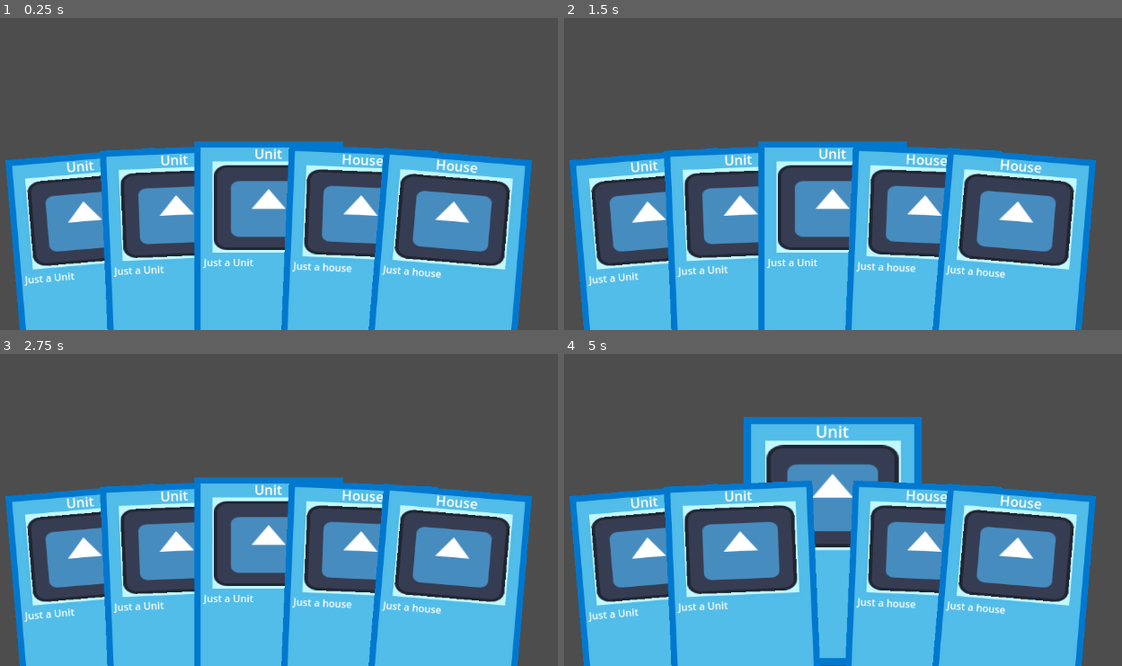
Above: before the commit, frames 1-4 (two rows, left to right).
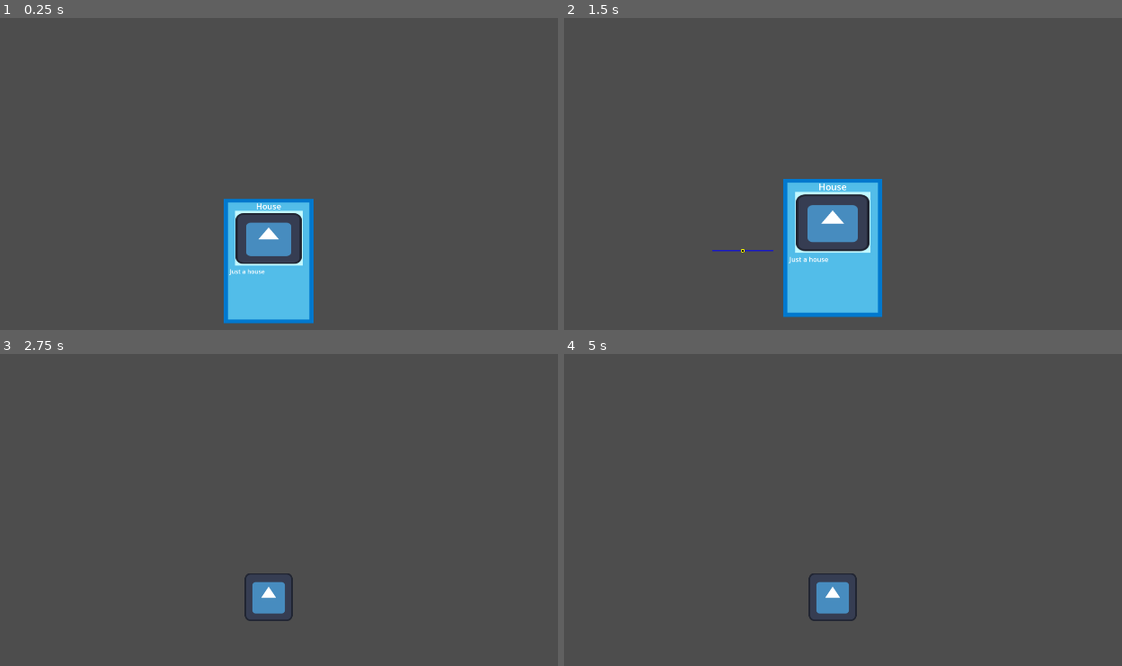
Above: after the commit, the same moments.

Repository: stranker/cardgame
Game: Godot game, scene res://Scenes/test_scene.tscn
Same seed, same stepped clock (60 frames per second), same inputs: the game is played once before the commit and once after it. The engine's default icon, where the game draws it, is replaced by a stand-in: a white triangle on a blue panel in a dark square.
Inputs (mouse positions are in pixels of both pictures, inside the frame that each line leads up to):
- Up to frame 1 (0.25 s): no input
- Up to frame 2 (1.5 s): tap Enter at 0.5 s; drag from (653, 258) to (831, 245) at 0.52 s; drag from (742, 252) to (921, 252) at 1.27 s
- Up to frame 3 (2.75 s): move the mouse to (267, 581) at 2.02 s; hold Right mouse button (right_click) from 2.03 s (still down); click (267, 581) at 2.3 s
- Up to frame 4 (5 s): release Right mouse button (right_click) at 2.75 s; drag from (921, 588) to (742, 588) at 2.77 s; tap Space at 3.5 s; drag from (1015, 594) to (831, 581) at 3.52 s; tap Enter at 4.25 s; drag from (619, 403) to (831, 581) at 4.27 s

The runs differ from the first frame. In frame 1, 44% of the frame differs, in the area x 0-96%, y 39-100%; in frame 2, 44%; in frame 3, 46%; in frame 4, 51%, in the area x 0-96%, y 20-100%.

Commit message:
Modify several things

Diff:
--- a/CardGame/Managers/construct_manager.gd
+++ b/CardGame/Managers/construct_manager.gd
@@ -3,5 +3,8 @@
 signal construct_success
 signal construct_failed
 
-func on_create_card_object():
+func on_create_card_object(card : Card):
+	var obj : Node2D = card.get_object_scene().instantiate()
+	get_tree().root.add_child(obj)
+	obj.global_position = card.global_position
 	pass
--- a/CardGame/Objects/Buildings/building.tscn
+++ b/CardGame/Objects/Buildings/building.tscn
@@ -9,6 +9,18 @@
 
 [sub_resource type="RectangleShape2D" id="RectangleShape2D_6mabi"]
 size = Vector2(128, 128)
+
+[sub_resource type="StyleBoxFlat" id="StyleBoxFlat_kwccn"]
+bg_color = Color(0.800491, 0.800491, 0.800491, 0.101961)
+border_width_left = 8
+border_width_top = 8
+border_width_right = 8
+border_width_bottom = 8
+border_color = Color(0.964742, 0.964742, 0.964742, 1)
+corner_radius_top_left = 40
+corner_radius_top_right = 40
+corner_radius_bottom_right = 40
+corner_radius_bottom_left = 40
 
 [node name="Building" type="StaticBody2D"]
 script = ExtResource("1_v2wy1")
@@ -28,3 +40,12 @@
 [node name="CollisionShape2D" type="CollisionShape2D" parent="SelectableComponent"]
 shape = SubResource("RectangleShape2D_6mabi")
 debug_color = Color(0.344888, 0.484789, 1, 0.42)
+
+[node name="SelectPanel" type="Panel" parent="SelectableComponent"]
+show_behind_parent = true
+z_index = -1
+offset_left = -64.0
+offset_top = 12.0
+offset_right = 64.0
+offset_bottom = 80.0
+theme_override_styles/panel = SubResource("StyleBoxFlat_kwccn")
--- a/CardGame/Objects/Cards/card.gd
+++ b/CardGame/Objects/Cards/card.gd
@@ -40,24 +40,6 @@
 func get_size_x():
 	return background.texture.get_size().x
 
-func _on_interact_area_input_event(viewport, event : InputEvent, shape_idx):
-	if pick_state == PickState.DISABLED: return
-	if event.is_action("left_click"):
-		if event.pressed:
-			movement_state = MovementState.DRAG
-			var tween = create_tween()
-			tween.parallel().tween_property(self, "rotation_degrees", 0, 0.2).set_ease(Tween.EASE_IN)
-			tween.parallel().tween_property($Visual, "modulate:a", 0, 0.2).set_ease(Tween.EASE_IN)
-			tween.play()
-			card_picked.emit(self)
-		else:
-			if movement_state == MovementState.DRAG:
-				movement_state = MovementState.IDLE
-				card_dropped.emit(self)
-	if event is InputEventMouseMotion and movement_state == MovementState.DRAG:
-		global_position = get_global_mouse_position()
-	pass # Replace with function body.
-
 func set_new_position(pos : Vector2):
 	initial_position = pos
 	global_position = initial_position
@@ -90,7 +72,7 @@
 	tween.parallel()
 	tween.parallel().tween_property(self, "global_position", initial_position, 0.2).set_ease(Tween.EASE_IN)
 	tween.parallel().tween_property(self, "rotation_degrees", rotation_factor * 4, 0.2).set_ease(Tween.EASE_IN)
-	tween.parallel().tween_property($Visual, "modulate:a", 1, 0.2).set_ease(Tween.EASE_IN)
+	tween.parallel().tween_property(background, "modulate:a", 1, 0.2).set_ease(Tween.EASE_IN)
 	tween.play()
 	pick_state = PickState.ENABLED
 	pass
@@ -107,3 +89,22 @@
 	if pick_state == PickState.DISABLED: return
 	anim.play_backwards("Highlighted")
 	pass # Replace with function body.
+
+
+func _on_interact_input_event(viewport, event, shape_idx):
+	if pick_state == PickState.DISABLED: return
+	if event.is_action("left_click"):
+		if event.pressed:
+			movement_state = MovementState.DRAG
+			var tween = create_tween()
+			tween.parallel().tween_property(self, "rotation_degrees", 0, 0.3).set_ease(Tween.EASE_IN)
+			tween.parallel().tween_property(background, "modulate:a", 0, 0.3).set_ease(Tween.EASE_IN)
+			tween.play()
+			card_picked.emit(self)
+		else:
+			if movement_state == MovementState.DRAG:
+				movement_state = MovementState.IDLE
+				card_dropped.emit(self)
+	if event is InputEventMouseMotion and movement_state == MovementState.DRAG:
+		global_position = get_global_mouse_position()
+	pass # Replace with function body.
--- a/CardGame/Objects/Cards/card.tscn
+++ b/CardGame/Objects/Cards/card.tscn
@@ -120,6 +120,7 @@
 offset_top = -166.0
 offset_right = 119.0
 offset_bottom = 166.0
+mouse_filter = 2
 
 [node name="Image" type="TextureRect" parent="Background/Control"]
 layout_mode = 1
@@ -174,5 +175,6 @@
 shape = SubResource("RectangleShape2D_o7baq")
 debug_color = Color(0.777447, 0.136132, 1, 0.42)
 
+[connection signal="input_event" from="Interact" to="." method="_on_interact_input_event"]
 [connection signal="mouse_entered" from="Interact" to="." method="_on_interact_mouse_entered"]
 [connection signal="mouse_exited" from="Interact" to="." method="_on_interact_mouse_exited"]
--- a/CardGame/Objects/card_holder.gd
+++ b/CardGame/Objects/card_holder.gd
@@ -20,10 +20,10 @@
 	global_position.x = half_screen_center.x
 	var unit = load("res://Objects/Cards/unit_data.tres")
 	var house = load("res://Objects/Cards/house_data.tres")
-	_create_card(unit)
-	_create_card(unit)
-	_create_card(unit)
-	_create_card(house)
+	#_create_card(unit)
+	#_create_card(unit)
+	#_create_card(unit)
+	#_create_card(house)
 	_create_card(house)
 	pass
 
--- a/CardGame/Scenes/test_scene.tscn
+++ b/CardGame/Scenes/test_scene.tscn
@@ -5,4 +5,4 @@
 [node name="TestScene" type="Node2D"]
 
 [node name="CardHolder" parent="." instance=ExtResource("1_jijr5")]
-position = Vector2(576, 512)
+position = Vector2(960, 896)
--- a/CardGame/project.godot
+++ b/CardGame/project.godot
@@ -21,6 +21,8 @@
 
 [display]
 
+window/size/viewport_width=1920
+window/size/viewport_height=1080
 window/stretch/mode="viewport"
 
 [editor]
Not shown: 1 places in CardGame/Objects/Buildings/building.tscn that only renumber resources
